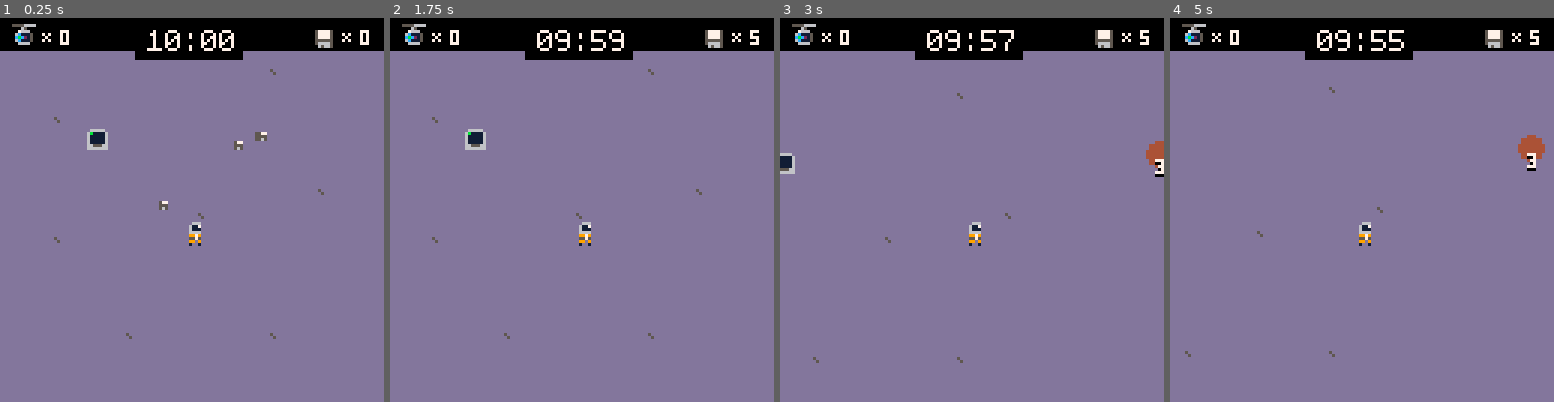
Above: before the commit, frames 1-4 (left to right).
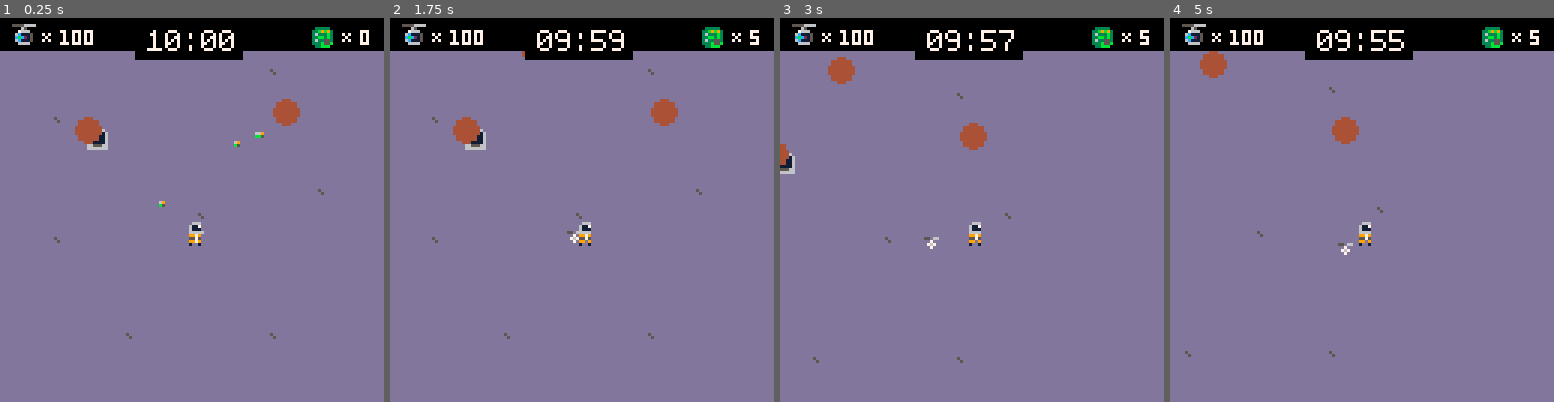
Above: after the commit, the same moments.

Repository: kevinthompson/moonbreak-p8
Game: PICO-8 cartridge game.p8
Two runs of this game, one before a commit and one after it. Both use one fixed random seed, a clock stepped at 60 frames per second and the inputs below.
Inputs:
- Up to frame 1 (0.25 s): no input
- Up to frame 2 (1.75 s): tap X (X key) at 0.33, 1.07 s; tap O (Z key) at 0.7, 1.7 s; hold Right from 1.6 s (still down)
- Up to frame 3 (3 s): tap X (X key) at 1.85, 2.97 s; release Right at 2.1 s; tap O (Z key) at 2.1, 2.5, 2.9 s; hold Up 2.15-2.42 s; hold Right from 2.47 s (still down)
- Up to frame 4 (5 s): release Right at 3.03 s; hold Left 3.08-3.58 s; tap O (Z key) every 0.4 s from 3.3 to 4.9 s; hold Down 3.63-3.97 s; hold Right 4.02-4.68 s; tap X (X key) at 4.08 s; hold Up from 4.73 s (still down)

The runs differ from the first frame. In frame 1, 1.4% of the frame differs, in the area x 15-87%, y 2-59%; in frame 2, 1.3%; in frame 3, 1.7%, in the area x 0-100%, y 2-61%; in frame 4, 1.7%.

Commit message:
change bot sprites

Diff:
--- a/bot.lua
+++ b/bot.lua
@@ -6,6 +6,8 @@
   attack_timer = 0,
   attack_speed = 60,
   flip = false,
+  ox = 0,
+  oy = 0,
 
   update = function(_ENV)
     if dist(_ENV,target) > 32 then
@@ -42,13 +44,10 @@
   end,
 
   follow = function(_ENV)
-    local px = target.x
-    local py = target.y
+    local px = x
+    local py = y
 
-    local ox = x
-    local oy = y
-
-    local a = atan2(px-x,py-y)
+    local a = atan2(target.x-x,target.y-y)
     local dx = cos(a) * speed
     local dy = sin(a) * speed
 
@@ -59,16 +58,8 @@
     y = y + dy
 
     if ccol(target,_ENV) then
-      x = ox
-      y = oy
-    end
-
-    for m in all(global_bots) do
-      if m != _ENV and ccol(_ENV, m) then
-        local a = atan2(m.x - x,m.y - y)
-        x = x + cos(a+.5)
-        y = y + sin(a+.5)
-      end
+      x = px
+      y = py
     end
   end
 })
--- a/game.lua
+++ b/game.lua
@@ -11,11 +11,15 @@
     create_terminal()
 
     for i=1,3 do
-      create_objective(i)
+      create_objective()
     end
 
     for i=1,5 do
       create_energy(player.x,player.y,rnd())
+    end
+
+    for i=1,100 do
+      create_bot()
     end
   end,
 
@@ -81,12 +85,10 @@
   add(entities,m)
 end
 
-function create_objective(name)
-  name = name or "none"
+function create_objective()
   local o = objective:new({
-    x=rnd(256),
-    y=rnd(256),
-    name=name
+    x=rnd(128),
+    y=rnd(128)
   })
 
   add(targets, o)
--- a/game.p8
+++ b/game.p8
@@ -24,13 +24,13 @@
 -- main
 #include main.lua
 __gfx__
-00000000000000005555666688800577000000000000000000000000000000000000000000000000000000000000000000000000000000000000000000000000
-00000000000000000006500028200555057777500000000006666600000000000000000000000000000000000000000000000000000000000000000000000000
-0070700000000000007666000200056505777750055066006b111160000000000000000000000000000000000000000000000000000000000000000000000000
-000700000000000006c1115000000000057777500007000061111160000000000000000000000000000000000000000000000000000000000000000000000000
-00707000000000000cbc215000000000055555500076700061111160000000000000000000000000000000000000000000000000000000000000000000000000
-000000000000000006c1115000000000056666500007000061111160000000000000000000000000000000000000000000000000000000000000000000000000
-00000000000000000066660000000000006566500000000066555660000000000000000000000000000000000000000000000000000000000000000000000000
+00000000000000005555666688800690033333000000000000000000000000000000000000000000000000000000000000000000000000000000000000000000
+00000000000000000006500028200b5033b9b9300000000006666600000000000000000000000000000000000000000000000000000000000000000000000000
+0070700000000000007666000200000036333b30055066006b111160000000000000000000000000000000000000000000000000000000000000000000000000
+000700000000000006c111500000000033bb3b300007000061111160000000000000000000000000000000000000000000000000000000000000000000000000
+00707000000000000cbc215000000000363355300076700061111160000000000000000000000000000000000000000000000000000000000000000000000000
+000000000000000006c1115000000000333b55b00007000061111160000000000000000000000000000000000000000000000000000000000000000000000000
+00000000000000000066660000000000033bbb000000000066555660000000000000000000000000000000000000000000000000000000000000000000000000
 00000000000000000000000000000000000000000000000066666660000000000000000000000000000000000000000000000000000000000000000000000000
 00066600000000000000000000000000000000000000000000000000000000000000000000000000000000000000000000000000000000000000000000000000
 00611700000000000000000000000000000000000000000000000000000000000000000000000000000000000000000000000000000000000000000000000000
@@ -65,7 +65,7 @@
 0000000000000000000000400000000000000000000000000000000000000000000000000000000000000000000000000000000000000000000000000000000000000000000000000000000000000000000000000000000000000000000000000000000000000000000000000000000000000000000000000000000000000000
 0000000000000000000000000000000000000000000000000000000000000000000000000000000000000000000000000000000000000000000000000000000000000000000000000000000000000000000000000000000000000000000000000000000000000000000000000000000000000000000000000000000000000000
 0000400000000000000000000000000000000000000000000000000000000000000000000000000000000000000000000000000000000000000000000000000000000000000000000000000000000000000000000000000000000000000000000000000000000000000000000000000000000000000000000000000000000000
-0000000000000000000000000000000000000000000000000000000000000000000000000000000000000000000000000000000000000000000000000000000000000000000000000000000000000000000000000000000000000000000000000000000000000000000000000000000000000000000000000000000000000000
+0000010000000000000000000000000000000000000000000000000000000000000000000000000000000000000000000000000000000000000000000000000000000000000000000000000000000000000000000000000000000000000000000000000000000000000000000000000000000000000000000000000000000000
 0000000000000000000000000000000000000000000000000000000000000000000000000000000000000000000000000000000000000000000000000000000000000000000000000000000000000000000000000000000000000000000000000000000000000000000000000000000000000000000000000000000000000000
 0000000000000000000000000040000000000000000000000000000000000000000000000000000000000000000000000000000000000000000000000000000000000000000000000000000000000000000000000000000000000000000000000000000000000000000000000000000000000000000000000000000000000000
 0000000000000000400000000000000000000000000000000000000000000000000000000000000000000000000000000000000000000000000000000000000000000000000000000000000000000000000000000000000000000000000000000000000000000000000000000000000000000000000000000000000000000000
--- a/objective.lua
+++ b/objective.lua
@@ -20,7 +20,6 @@
     if (flash_timer > 0) pal({7,7,7,7,7,7,7,7,7,7,7,7,7,7,7,7},0)
     circfill(x,y,r,4)
     if (flash_timer > 0) pal(0)
-    prints(name,x-1,y+2,7)
   end,
 
   hit = function(_ENV)
@@ -33,6 +32,7 @@
     if health <= 0 then
       del(objectives,_ENV)
       del(entities,_ENV)
+      del(targets,_ENV)
 
       for i=1,energy_count do
         create_energy(x,y,rnd())
Not shown, changed: sprites.png
